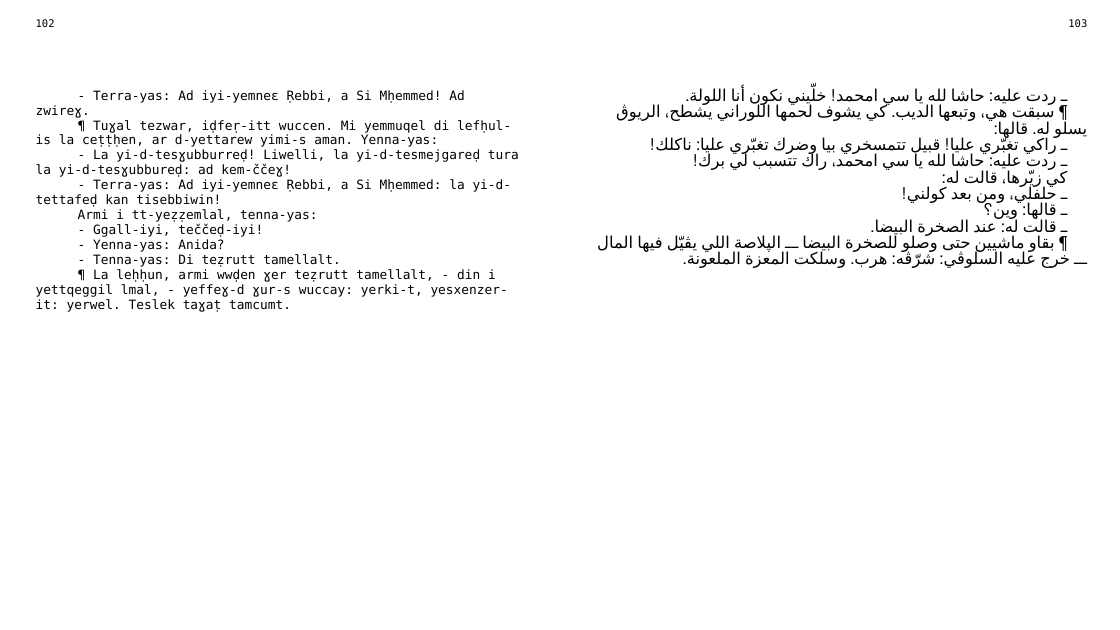
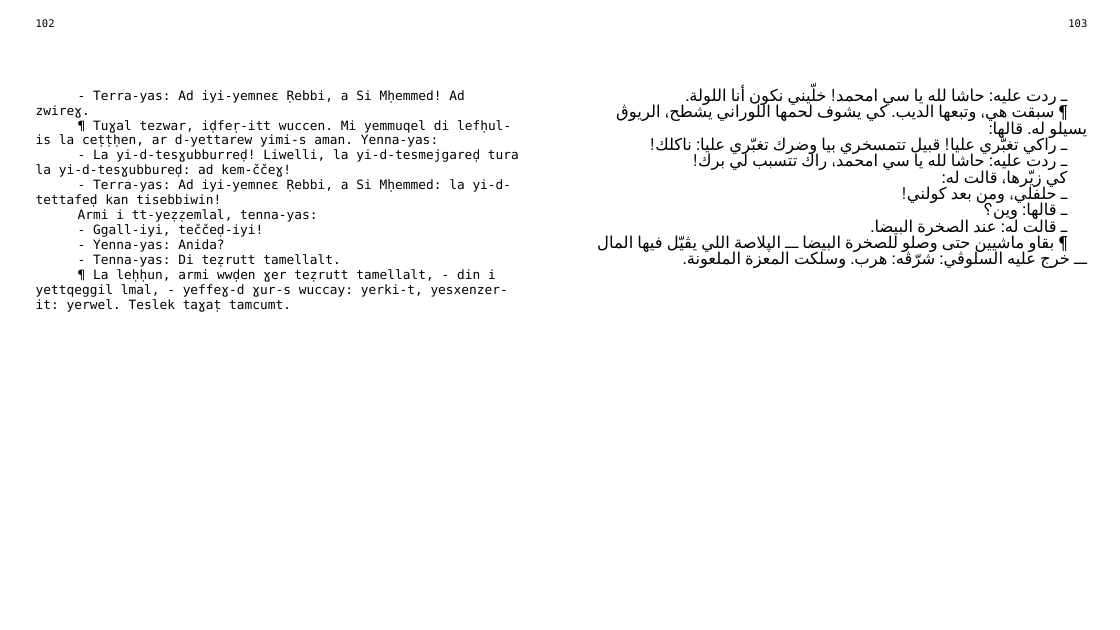
Before and after one commit to sferhah/tamacahut_n_wuccen, a slide deck: slide 47 of Uccen.ConsoleApp/uccen.arq.pptx. Drawn at 1120x630 pixels with LibreOffice and Linux fonts; fonts in the diff are those of the drawing. Boxes give left, top, right and bottom in pixels: in the first picture for what was removed or moved away, otherwise in the second. Text is boxed around its words. In the diff, an @@ line names an element or a change of style, - is before the commit and + after.

```diff
--- a/Uccen.ConsoleApp/uccen.arq.pptx
+++ b/Uccen.ConsoleApp/uccen.arq.pptx
@@ table at <box>27,13,1096,607</box> @@
-row 3, column 3: ـ ردت عليه: حاشا لله يا سي امحمد! خلّيني نكون أنا اللولة. / ¶ سبقت هي، وتبعها الديب. كي يشوف لحمها اللوراني يشطح، الريوڨ يسلو له. قالها: / ـ راكي تغبّري عليا! قبيل تتمسخري بيا وضرك تغبّري عليا: ناكلك! / ـ ردت عليه: حاشا لله يا سي امحمد، راك تتسبب لي برك! / كي زيّرها، قالت له: / ـ حلفلي، ومن بعد كولني! / ـ قالها: وين؟ / ـ قالت له: عند الصخرة البيضا. / ¶ بقاو ماشيين حتى وصلو للصخرة البيضا ــ الپلاصة اللي يڨيّل فيها المال ــ خرج عليه السلوڨي: شرّڨه: هرب. وسلكت المعزة الملعونة.
+row 3, column 3: ـ ردت عليه: حاشا لله يا سي امحمد! خلّيني نكون أنا اللولة. / ¶ سبقت هي، وتبعها الديب. كي يشوف لحمها اللوراني يشطح، الريوڨ يسيلو له. قالها: / ـ راكي تغبّري عليا! قبيل تتمسخري بيا وضرك تغبّري عليا: ناكلك! / ـ ردت عليه: حاشا لله يا سي امحمد، راك تتسبب لي برك! / كي زيّرها، قالت له: / ـ حلفلي، ومن بعد كولني! / ـ قالها: وين؟ / ـ قالت له: عند الصخرة البيضا. / ¶ بقاو ماشيين حتى وصلو للصخرة البيضا ــ الپلاصة اللي يڨيّل فيها المال ــ خرج عليه السلوڨي: شرّڨه: هرب. وسلكت المعزة الملعونة.
```
Also in this commit, not shown: 4 other slides changed, 1 other file.
